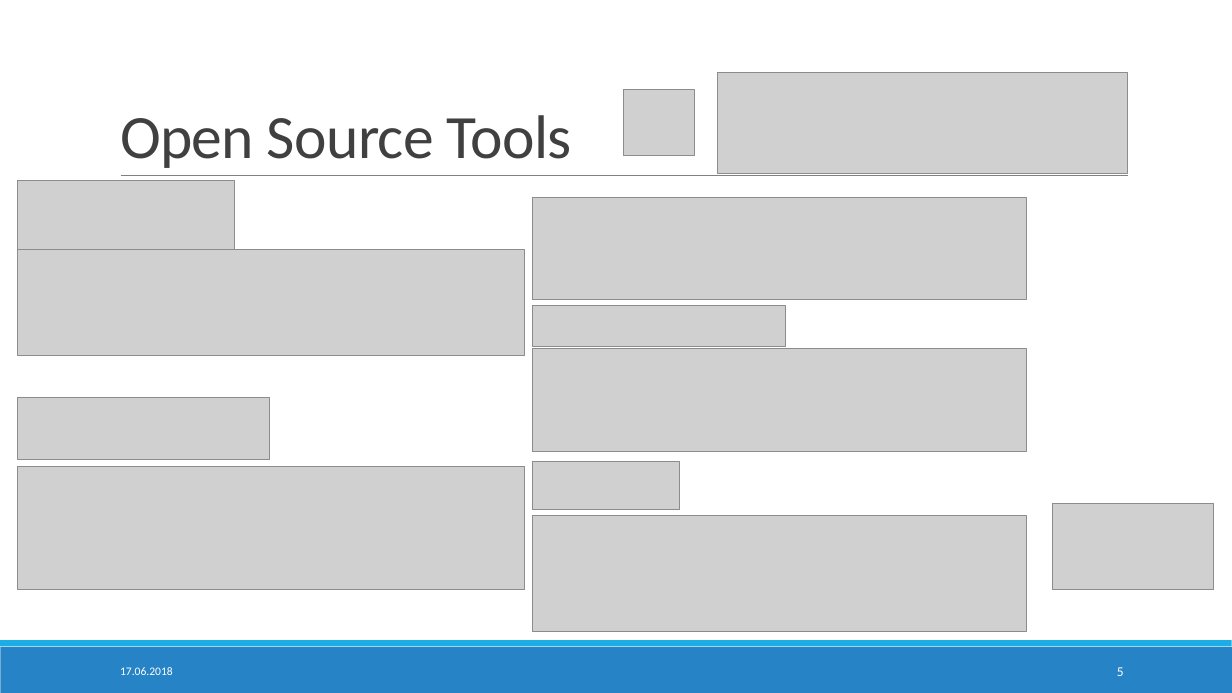
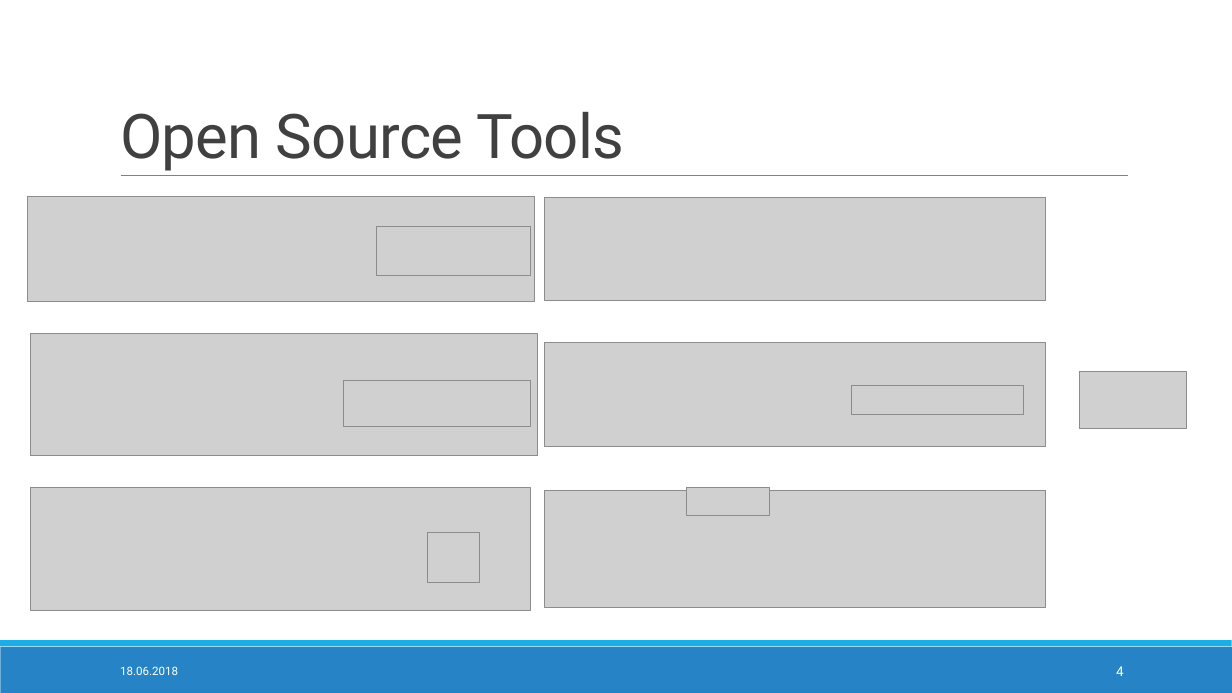
Before and after one commit to StTraeger/sqs-car-webservice, a slide deck: slide 4 of LoadTesting.pptx (slide 5 before the commit). Drawn at 1232x693 pixels with LibreOffice and Linux fonts; fonts in the diff are those of the drawing; grey boxes stand for pictures. Boxes give left, top, right and bottom in pixels: in the first picture for what was removed or moved away, otherwise in the second. Text is boxed around its words. In the diff, an @@ line names an element or a change of style, - is before the commit and + after.

Commit message:
Update presentation.

```diff
--- a/LoadTesting.pptx
+++ b/LoadTesting.pptx
@@ title "Open Source Tools" at [120,112,624,171]: font Calibri to Roboto @@
@@ picture: place and size @@
-picture at [18,250,525,355]
+picture at [27,197,534,302]
@@ picture: place and size @@
-picture at [532,198,1027,299]
+picture at [544,197,1046,300]
@@ picture: place and size @@
-picture at [18,180,235,250]
+picture at [376,226,531,275]
@@ picture: place and size @@
-picture at [18,467,525,590]
+picture at [30,334,538,457]
@@ picture: place and size @@
-picture at [532,348,1027,451]
+picture at [544,343,1046,447]
@@ picture: place and size @@
-picture at [18,397,270,459]
+picture at [344,381,531,427]
@@ picture: place and size @@
-picture at [532,305,786,347]
+picture at [851,385,1024,414]
@@ picture: place and size @@
-picture at [1053,504,1214,589]
+picture at [1080,372,1187,429]
@@ picture: place and size @@
-picture at [717,72,1128,173]
+picture at [30,488,531,611]
@@ picture: place and size @@
-picture at [532,516,1027,632]
+picture at [544,490,1046,608]
@@ picture: place and size @@
-picture at [532,461,679,510]
+picture at [687,488,770,516]
@@ picture: place and size @@
-picture at [624,90,694,156]
+picture at [427,532,480,581]
@@ text at [120,666,178,675]: text changed; font Calibri to Roboto @@
-17.06.2018
+18.06.2018
@@ page number at [1116,666,1124,676]: text changed; font Calibri to Roboto @@
-5
+4
```
Also in this commit, not shown: 11 other slides changed, 2 slides removed.
